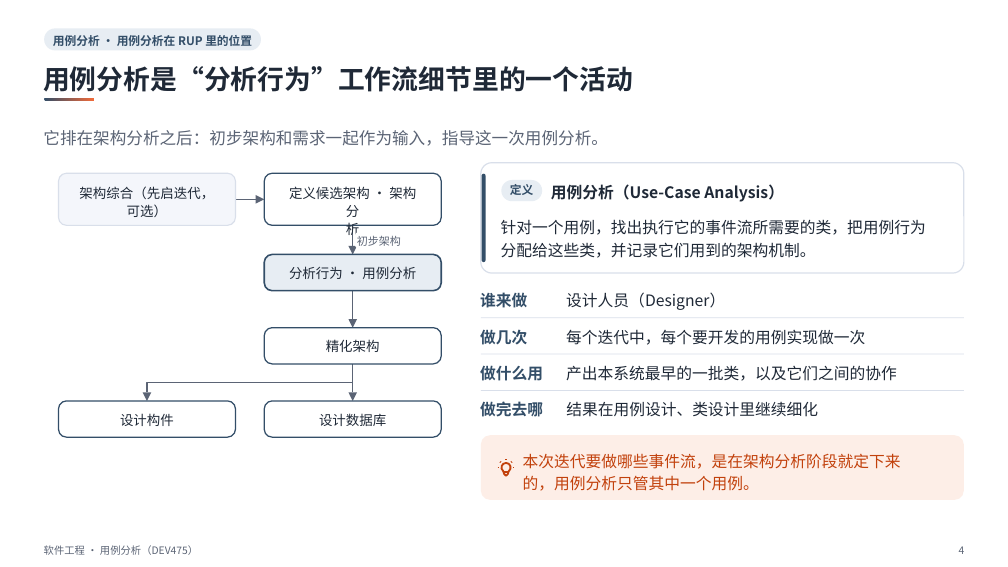
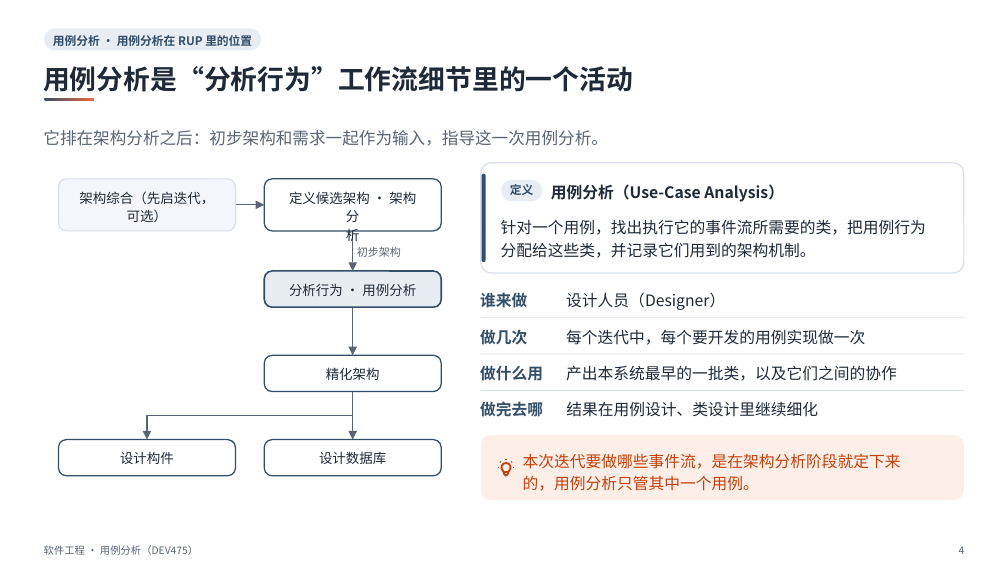
Before and after one commit to sweetcornna/JLU-remake, a slide deck: slide 4 of 大三上/软件工程/重制版PPT/用例分析（DEV475）（重制版）.pptx. Drawn at 1008x567 pixels with LibreOffice and Linux fonts; fonts in the diff are those of the drawing. Boxes give left, top, right and bottom in pixels: in the first picture for what was removed or moved away, otherwise in the second. Text is boxed around its words. In the diff, an @@ line names an element or a change of style, - is before the commit and + after.

```diff
--- a/大三上/软件工程/重制版PPT/用例分析（DEV475）（重制版）.pptx
+++ b/大三上/软件工程/重制版PPT/用例分析（DEV475）（重制版）.pptx
@@ 2 texts, 2 freeform shapes, 2 rounded rectangles: place and size @@
-2 texts, 2 freeform shapes, 2 rounded rectangles at box(58, 173, 442, 225)
+2 texts, 2 freeform shapes, 2 rounded rectangles at box(58, 179, 442, 231)
@@ freeform shape: place and size @@
-freeform shape at box(353, 225, 354, 246)
+freeform shape at box(353, 231, 354, 262)
@@ 1 text, 1 rounded rectangle, 1 freeform shape: place and size @@
-1 text, 1 rounded rectangle, 1 freeform shape at box(265, 246, 442, 291)
+1 text, 1 rounded rectangle, 1 freeform shape at box(265, 262, 442, 307)
@@ rounded rectangle: place and size @@
-rounded rectangle at box(355, 232, 408, 248)
+rounded rectangle at box(355, 243, 408, 259)
@@ text "初步架构": place and size @@
-text "初步架构" at box(357, 236, 401, 246)
+text "初步架构" at box(357, 247, 401, 257)
@@ freeform shape: place and size @@
-freeform shape at box(353, 290, 354, 319)
+freeform shape at box(353, 307, 354, 346)
@@ rounded rectangle: place and size @@
-rounded rectangle at box(265, 327, 442, 364)
+rounded rectangle at box(265, 355, 442, 392)
@@ freeform shape: place and size @@
-freeform shape at box(349, 319, 357, 327)
+freeform shape at box(349, 347, 357, 355)
@@ text "精化架构": place and size @@
-text "精化架构" at box(326, 339, 380, 352)
+text "精化架构" at box(326, 367, 380, 380)
@@ freeform shape: place and size @@
-freeform shape at box(147, 364, 352, 392)
+freeform shape at box(147, 392, 352, 431)
@@ freeform shape: place and size @@
-freeform shape at box(353, 364, 354, 392)
+freeform shape at box(353, 392, 354, 431)
@@ 2 texts, 2 freeform shapes, 2 rounded rectangles: place and size @@
-2 texts, 2 freeform shapes, 2 rounded rectangles at box(58, 392, 442, 437)
+2 texts, 2 freeform shapes, 2 rounded rectangles at box(58, 431, 442, 476)
```
Also in this commit, not shown: 15 other slides changed, 3 other files.
